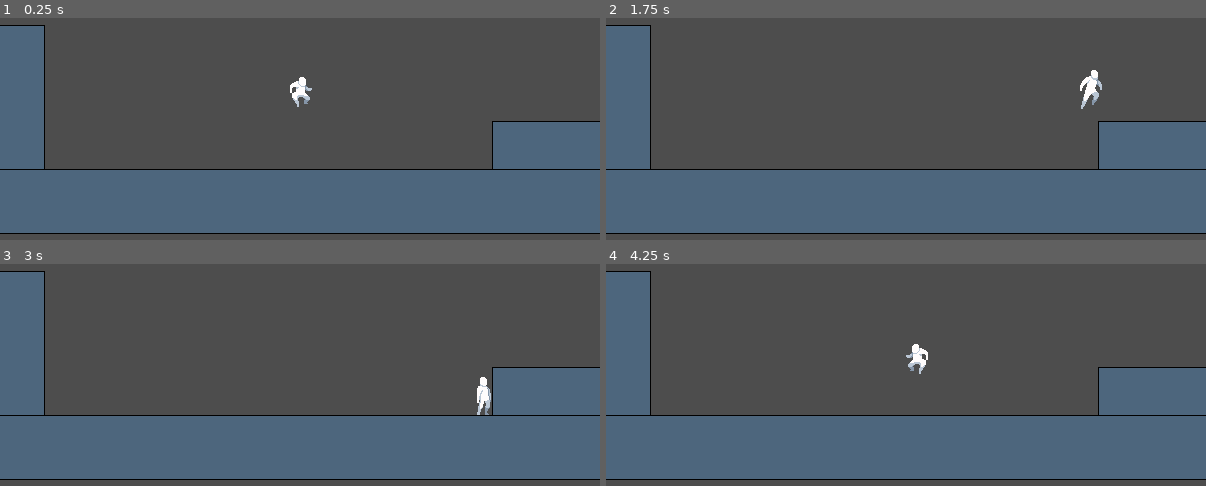
Above: before the commit, frames 1-4 (two rows, left to right).
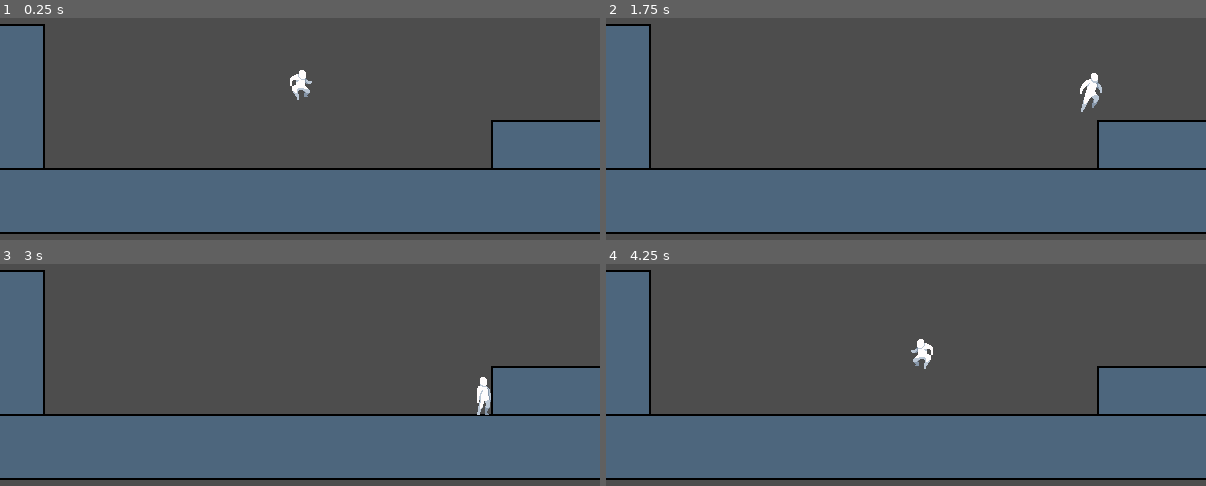
Above: after the commit, the same moments.

Repository: Denizens-of-Purgatory/echo-game
Game: Godot game, scene res://obj/levels/test.tscn
Two runs of this game, one before a commit and one after it. Both use one fixed random seed, a clock stepped at 60 frames per second and the inputs below.
Inputs (mouse positions are in pixels of both pictures, inside the frame that each line leads up to):
- Up to frame 1 (0.25 s): no input
- Up to frame 2 (1.75 s): move the mouse to (1038, 18) at 0.52 s; hold D (move_right) 0.53-1.28 s; click (1038, 18) at 0.6 s; tap Space (jump) at 0.77, 1.52 s; move the mouse to (786, 64) at 1.27 s; hold S (move_down) from 1.28 s (still down); click (786, 64) at 1.35 s
- Up to frame 3 (3 s): move the mouse to (outside the picture) at 2.02 s; release S (move_down) at 2.03 s; hold D (move_right) 2.03-2.78 s; click (outside the picture) at 2.1 s; move the mouse to (270, 379) at 2.77 s; hold W (move_up) from 2.78 s (still down); click (270, 379) at 2.85 s
- Up to frame 4 (4.25 s): tap Space (jump) at 3.02, 3.77 s; move the mouse to (1086, 355) at 3.52 s; release W (move_up) at 3.53 s; hold A (move_left) from 3.53 s (still down); click (1086, 355) at 3.6 s

The runs differ from the first frame. In frame 1, 1.5% of the frame differs, in the area x 0-100%, y 2-97%; in frame 2, 1.4%; in frame 3, 1.2%; in frame 4, 1.5%.

Commit message:
minor improvements

Diff:
--- a/obj/actors/test_hero.tscn
+++ b/obj/actors/test_hero.tscn
@@ -2192,6 +2192,7 @@
 }]
 
 [node name="Hero" type="RigidBody2D" unique_id=1140576921 node_paths=PackedStringArray("movement")]
+physics_interpolation_mode = 1
 lock_rotation = true
 script = ExtResource("1_el60q")
 movement = [NodePath("GroundMovement")]
--- a/project.godot
+++ b/project.godot
@@ -73,6 +73,7 @@
 
 3d/physics_engine="Jolt Physics"
 2d/default_gravity=2000.0
+common/physics_interpolation=true
 
 [rendering]
 
--- a/src/testing/render_child_collision.gd
+++ b/src/testing/render_child_collision.gd
@@ -4,7 +4,7 @@
 
 @export var fill_color: Color = Color.WHITE
 @export var outline_color: Color = Color.BLACK
-@export var outline_thickness: float = 1.0
+@export var outline_thickness: float = 2
 
 func _ready() -> void:
 	for collision in get_children():
--- a/src/testing/render_collision.gd
+++ b/src/testing/render_collision.gd
@@ -4,7 +4,7 @@
 
 @export var fill_color: Color = Color.WHITE
 @export var outline_color: Color = Color.BLACK
-@export var outline_thickness: float = 1.0
+@export var outline_thickness: float = 2
 
 var collision_shapes: Array[CollisionShape2D] = []
 var _collision_shapes_dirty: bool = true
